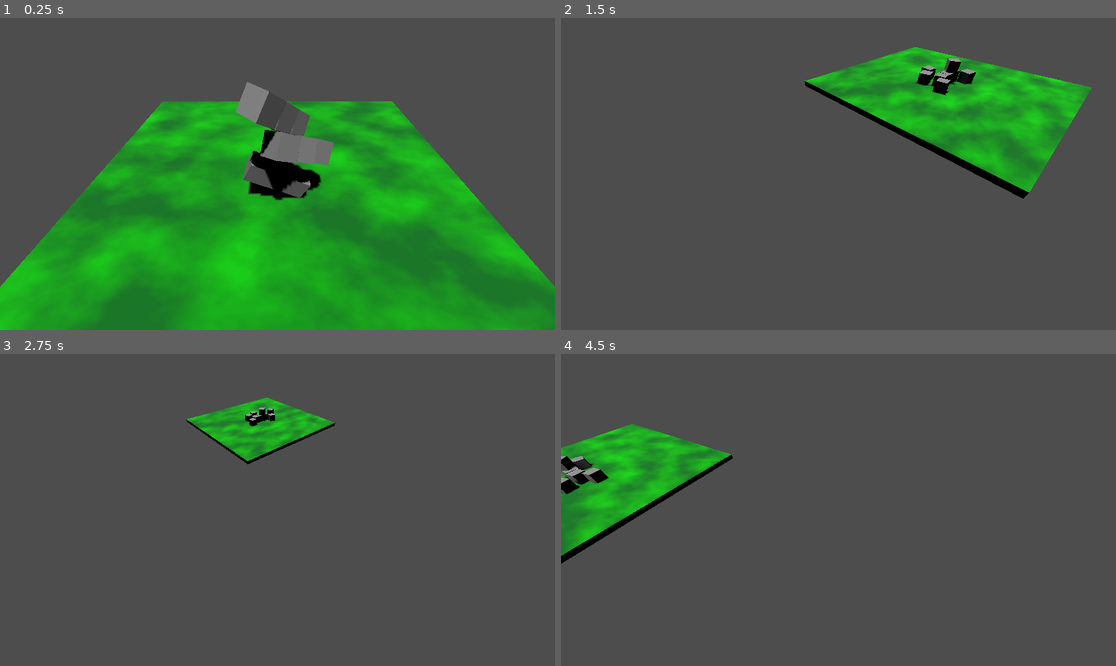
Above: before the commit, frames 1-4 (two rows, left to right).
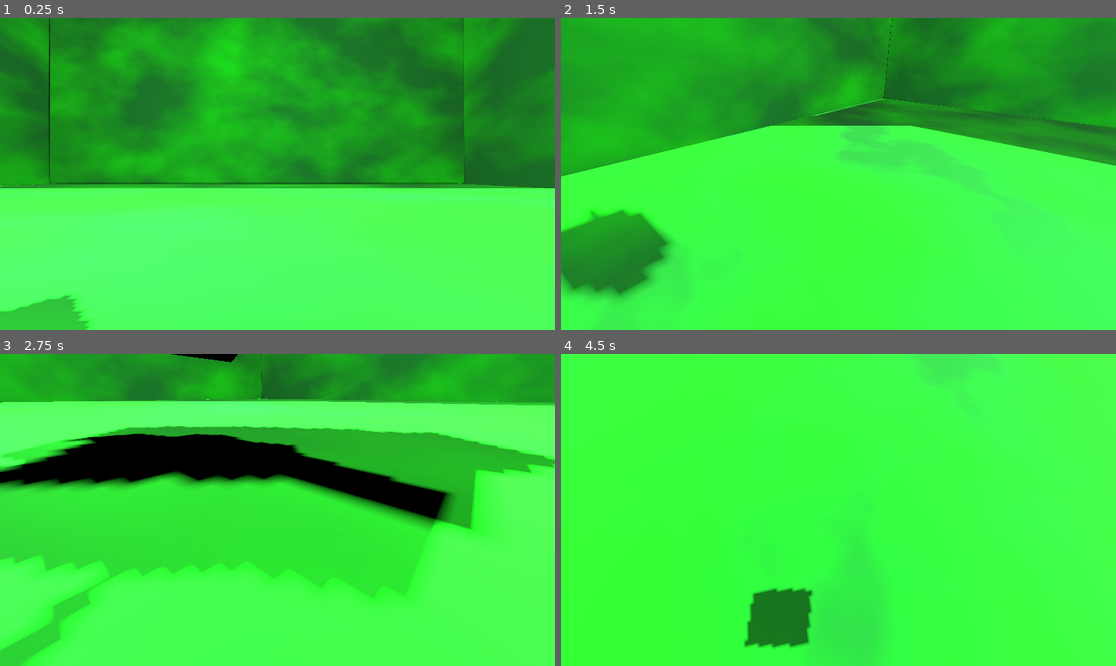
Above: after the commit, the same moments.

Repository: Matthew-Riddle/3dPracticeGame
Game: Godot game, scene res://level_1.tscn
The game is run twice, just before and just after one commit, with the same random seed, the same clock (stepped at 60 frames per second) and the same inputs. The project has no main scene, so this scene is started directly. The engine's default icon, where the game draws it, is replaced by a stand-in: a white triangle on a blue panel in a dark square.
Inputs (mouse positions are in pixels of both pictures, inside the frame that each line leads up to):
- Up to frame 1 (0.25 s): no input
- Up to frame 2 (1.5 s): tap Enter (ui_accept) at 0.5, 0.77 s; move the mouse to (960, 158) at 0.52 s; hold Right (ui_right) 0.53-1.28 s; hold Right mouse button (ui_rotate) 0.53-1.28 s; move the mouse to (727, 189) at 1.27 s; hold Down (ui_down) from 1.28 s (still down); tap Mouse wheel up (camera_zoom_in) at 1.35 s
- Up to frame 3 (2.75 s): tap Enter (ui_accept) at 1.52 s; right-click (166, 525) at 1.55 s; move the mouse to (333, 441) at 2.02 s; release Down (ui_down) at 2.03 s; hold Right (ui_right) from 2.03 s (still down); hold Right mouse button (ui_rotate) from 2.03 s (still down); tap Mouse wheel down (camera_zoom_out) at 2.1 s
- Up to frame 4 (4.5 s): move the mouse to (810, 572) at 2.77 s; release Right (ui_right) at 2.78 s; release Right mouse button (ui_rotate) at 2.78 s; hold Up (ui_up) 2.78-3.53 s; right-click (810, 572) at 2.85 s; tap Enter (ui_accept) at 3.02, 3.77 s; move the mouse to (1005, 556) at 3.52 s; hold Right mouse button (ui_rotate) 3.53-4.28 s; hold Left (ui_left) from 3.53 s (still down); move the mouse to (672, 463) at 4.27 s; tap Mouse wheel up (camera_zoom_in) at 4.35 s

The runs differ from the first frame. In frame 1, 93% of the frame differs, in the area x 0-100%, y 0-100%; in frame 2, 96%; in frame 3, 99%; in frame 4, 100%.

Commit message:
pushing for more work

Diff:
--- a/RTS_Camera.gd
+++ b/RTS_Camera.gd
@@ -28,10 +28,13 @@
 var camera_can_rotate:bool = true
 
 # Nodes
-@onready var camera_base:Node3D = $CameraSocket.get_parent_node_3d()
+@onready var camera_base:Node3D = self
 @onready var camera_socket:Node3D = $CameraSocket
 @onready var camera:Camera3D = $CameraSocket/Camera3D
 @onready var window:Window = get_window()
+
+# Variables
+@onready var viewport_current:Viewport = get_viewport()
 
 func _ready() -> void:
 	#Input.mouse_mode = Input.MOUSE_MODE_CONFINED
@@ -82,7 +85,6 @@
 func camera_automatic_pan(delta:float) -> void:
 	if !camera_can_automatic_pan:return
 
-	var viewport_current:Viewport = get_viewport()
 	var pan_direction:Vector2 = Vector2(-1,-1) # Starts negative
 	var viewport_visible_rectangle:Rect2i = Rect2i( viewport_current.get_visible_rect() )
 	var viewport_size:Vector2i = viewport_visible_rectangle.size
@@ -105,19 +107,17 @@
 
 func camera_rotate(delta:float) -> void:
 	if !camera_can_rotate:return
-	#var current_camera_rotation:Vector3 = camera_socket.rotation
-	#var viewport_current:Viewport = get_viewport()
-	#var viewport_visible_rectangle:Rect2i = Rect2i( viewport_current.get_visible_rect() )
-	#var camera_rotation = viewport_current.get_mouse_position().normalized()
-	#var viewport_size:Vector2i = viewport_visible_rectangle.size
-	#if (viewport_current.get_mouse_position().x > viewport_size.x/2):
-		#camera_rotate_direction = 1
-	#else:
-		#camera_rotate_direction = -1
-	#if (Input.is_action_pressed("ui_rotate")):
-		#camera_base.rotate_y( camera_rotate_direction * camera_rotate_speed * delta )
-		#print(camera_rotate_direction)
 
 func fullscreen() -> void:
 	if ( Input.is_action_just_pressed("ui_fullscreen") ):
 		window.set_mode( Window.MODE_FULLSCREEN )
+
+func _notification(flag) -> void:
+	if flag == NOTIFICATION_WM_MOUSE_ENTER:
+		camera_can_automatic_pan = true
+	elif flag == NOTIFICATION_WM_MOUSE_EXIT:
+		camera_can_automatic_pan = false
+
+func draw_selection() -> void:
+	RectangleShape2D
+	pass
--- a/block.tscn
+++ b/block.tscn
@@ -7,9 +7,9 @@
 [sub_resource type="BoxShape3D" id="BoxShape3D_72thk"]
 
 [node name="Block" type="RigidBody3D"]
-mass = 0.05
+mass = 0.64
 physics_material_override = SubResource("PhysicsMaterial_4oo48")
-constant_force = Vector3(0, -1, 0)
+gravity_scale = 0.0
 
 [node name="MeshInstance3D" type="MeshInstance3D" parent="."]
 mesh = SubResource("BoxMesh_3341r")
--- a/level_1.tscn
+++ b/level_1.tscn
@@ -7,7 +7,7 @@
 [ext_resource type="Script" path="res://RTS_Camera.gd" id="6_fd43r"]
 
 [sub_resource type="BoxMesh" id="BoxMesh_skjck"]
-size = Vector3(20, 0.5, 20)
+size = Vector3(60, 0.5, 60)
 
 [sub_resource type="Gradient" id="Gradient_c1uca"]
 offsets = PackedFloat32Array(0.254098, 0.819672)
@@ -29,26 +29,25 @@
 [sub_resource type="BoxShape3D" id="BoxShape3D_iyxwu"]
 size = Vector3(20, 0.5, 20)
 
+[sub_resource type="BoxShape3D" id="BoxShape3D_70q8s"]
+
 [node name="Level1" type="Node3D"]
 
-[node name="Floor" type="StaticBody3D" parent="."]
-transform = Transform3D(1, 0, 0, 0, 1, 0, 0, 0, 1, 0, -0.236213, 0)
-metadata/_edit_group_ = true
-
-[node name="MeshInstance3D" type="MeshInstance3D" parent="Floor"]
-mesh = SubResource("BoxMesh_skjck")
-surface_material_override/0 = SubResource("StandardMaterial3D_2do1e")
-
-[node name="CollisionShape3D" type="CollisionShape3D" parent="Floor"]
-shape = SubResource("BoxShape3D_iyxwu")
+[node name="OmniLight3D" type="OmniLight3D" parent="."]
+transform = Transform3D(1, 0, 0, 0, 1, 0, 0, 0, 1, 0, 11.3206, 0)
+light_energy = 9.356
+shadow_enabled = true
+omni_range = 121.475
+omni_attenuation = 0.615572
 
 [node name="DirectionalLight3D" type="DirectionalLight3D" parent="."]
-transform = Transform3D(1, 0, 0, 0, 0.260437, 0.965491, 0, -0.965491, 0.260437, 0, 368.908, 2.77793)
+transform = Transform3D(1, 0, 0, 0, 0.260437, 0.965491, 0, -0.965491, 0.260437, 0, 9.14708, 3.59811)
 shadow_enabled = true
+shadow_reverse_cull_face = true
+sky_mode = 1
 
 [node name="Player" parent="." instance=ExtResource("1_w617c")]
 transform = Transform3D(1, 0, 0, 0, 1, 0, 0, 0, 1, 3, 1.74528, 0)
-visible = false
 
 [node name="Blocks" type="Node3D" parent="."]
 
@@ -92,4 +91,80 @@
 transform = Transform3D(1, 0, 0, 0, 0.707107, 0.707107, 0, -0.707107, 0.707107, 0, 1, 0)
 
 [node name="Camera3D" type="Camera3D" parent="CameraBase/CameraSocket"]
-current = true
+
+[node name="Terrain" type="Node3D" parent="."]
+
+[node name="Floor" type="StaticBody3D" parent="Terrain"]
+transform = Transform3D(1, 0, 0, 0, 1, 0, 0, 0, 1, 0, -0.236213, 0)
+metadata/_edit_group_ = true
+
+[node name="MeshInstance3D" type="MeshInstance3D" parent="Terrain/Floor"]
+mesh = SubResource("BoxMesh_skjck")
+surface_material_override/0 = SubResource("StandardMaterial3D_2do1e")
+
+[node name="CollisionShape3D" type="CollisionShape3D" parent="Terrain/Floor"]
+shape = SubResource("BoxShape3D_iyxwu")
+
+[node name="Floor2" type="StaticBody3D" parent="Terrain"]
+transform = Transform3D(1, 0, 0, 0, -4.37114e-08, -1, 0, 1, -4.37114e-08, 0.150211, 29.8877, -29.5936)
+metadata/_edit_group_ = true
+
+[node name="MeshInstance3D" type="MeshInstance3D" parent="Terrain/Floor2"]
+mesh = SubResource("BoxMesh_skjck")
+surface_material_override/0 = SubResource("StandardMaterial3D_2do1e")
+
+[node name="CollisionShape3D" type="CollisionShape3D" parent="Terrain/Floor2"]
+shape = SubResource("BoxShape3D_iyxwu")
+
+[node name="Floor3" type="StaticBody3D" parent="Terrain"]
+transform = Transform3D(1, 0, 0, 0, -4.37114e-08, -1, 0, 1, -4.37114e-08, -0.14291, 29.6893, 30.1398)
+metadata/_edit_group_ = true
+
+[node name="MeshInstance3D" type="MeshInstance3D" parent="Terrain/Floor3"]
+mesh = SubResource("BoxMesh_skjck")
+skeleton = NodePath("../../Floor2")
+surface_material_override/0 = SubResource("StandardMaterial3D_2do1e")
+
+[node name="CollisionShape3D" type="CollisionShape3D" parent="Terrain/Floor3"]
+shape = SubResource("BoxShape3D_iyxwu")
+
+[node name="Floor4" type="StaticBody3D" parent="Terrain"]
+transform = Transform3D(-4.37114e-08, 1, -4.37114e-08, 0, -4.37114e-08, -1, -1, -4.37114e-08, 1.91069e-15, 30.1854, 29.9129, 0)
+metadata/_edit_group_ = true
+
+[node name="MeshInstance3D" type="MeshInstance3D" parent="Terrain/Floor4"]
+mesh = SubResource("BoxMesh_skjck")
+skeleton = NodePath("../../Floor2")
+surface_material_override/0 = SubResource("StandardMaterial3D_2do1e")
+
+[node name="CollisionShape3D" type="CollisionShape3D" parent="Terrain/Floor4"]
+shape = SubResource("BoxShape3D_iyxwu")
+
+[node name="Floor5" type="StaticBody3D" parent="Terrain"]
+transform = Transform3D(-4.37114e-08, 1, -4.37114e-08, 0, -4.37114e-08, -1, -1, -4.37114e-08, 1.91069e-15, -30.2794, 29.8623, -0.000295639)
+metadata/_edit_group_ = true
+
+[node name="MeshInstance3D" type="MeshInstance3D" parent="Terrain/Floor5"]
+mesh = SubResource("BoxMesh_skjck")
+skeleton = NodePath("../../Floor2")
+surface_material_override/0 = SubResource("StandardMaterial3D_2do1e")
+
+[node name="CollisionShape3D" type="CollisionShape3D" parent="Terrain/Floor5"]
+shape = SubResource("BoxShape3D_iyxwu")
+
+[node name="Floor6" type="StaticBody3D" parent="Terrain"]
+transform = Transform3D(1, 0, 0, 0, 1, 0, 0, 0, 1, 0, 59.7308, 0)
+metadata/_edit_group_ = true
+
+[node name="MeshInstance3D" type="MeshInstance3D" parent="Terrain/Floor6"]
+mesh = SubResource("BoxMesh_skjck")
+surface_material_override/0 = SubResource("StandardMaterial3D_2do1e")
+
+[node name="CollisionShape3D" type="CollisionShape3D" parent="Terrain/Floor6"]
+shape = SubResource("BoxShape3D_iyxwu")
+
+[node name="ShapeCast3D" type="ShapeCast3D" parent="."]
+transform = Transform3D(1, 0, 0, 0, 1, 0, 0, 0, 1, 0, 1.52399, -2.61777)
+shape = SubResource("BoxShape3D_70q8s")
+exclude_parent = false
+debug_shape_custom_color = Color(0, 0.968627, 1, 1)
Not shown: 1 places in level_1.tscn that only renumber resources
